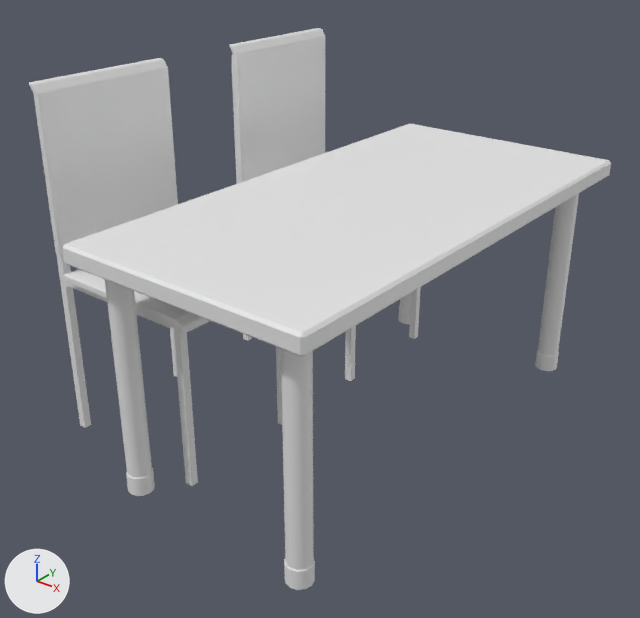
Before and after pictures for a commit that changed the FBX model polibudda/Assets/miko models/room_table_chairs.fbx.
One viewpoint serves both versions: a 50 mm lens placed at (1.362, -1.84, 1.487), pointed at (-0.076, -0.043, 0.373). Arrows for +X, +Y and +Z are at lower left; the lights stay in place. The older version comes first. Where no turn or scale is listed for an object, it has been applied to the vertices.
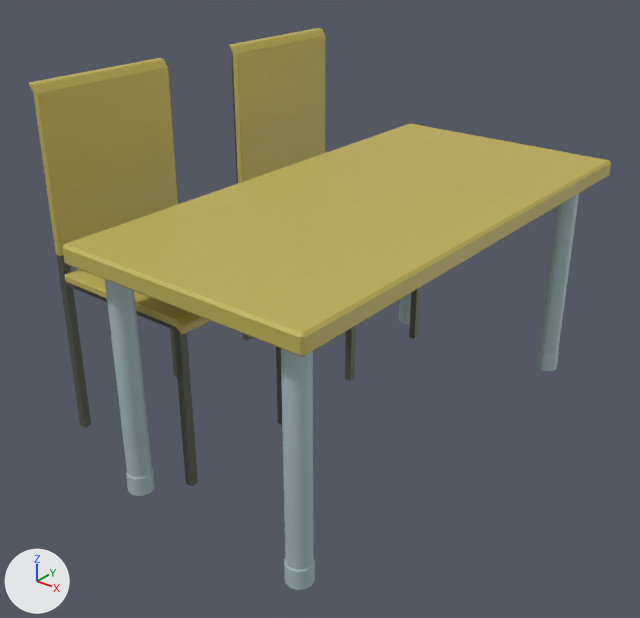
Pixel boxes (x1, y1, x2, y2) of what changed, in the pictures (640 x 618 px):
'Cube', recoloured, surface changed (white to yellow): (63, 124, 611, 357) in both
'Cube.004', recoloured, surface changed (white to yellow): (29, 58, 178, 256) in both
'Cylinder', recoloured: (105, 194, 579, 590) in both
'Cube.002', recoloured, surface changed (white to yellow): (229, 28, 325, 183) in both
'Plane.001', recoloured: (57, 255, 282, 486) in both
'Cube.003', recoloured, surface changed (white to yellow): (65, 269, 210, 335) in both
'Plane.002', recoloured: (232, 54, 421, 381) in both

Diff of the bpy script that builds the scene:
```diff
--- a/polibudda/Assets/miko models/room_table_chairs.fbx.py
+++ b/polibudda/Assets/miko models/room_table_chairs.fbx.py
@@ img_door_texture_png @@
+img_door_texture_png = load_image('door texture.png', 'door texture.png', 16, 16, 'sRGB')
@@ mat_table @@
+mat_table = principled_material('table')
+mat_table.texture = img_door_texture_png  # with its transparency
@@ me_cube_002 @@
 me_cube_002.from_pydata(...)  # 24 vertices, 26 faces; spans x -0.368..0.368, y -0.736..0.736, z 0.657..0.709
 # used by ob_cube; location = (0.047, 0.028, 0.01)
+# me_cube_002 part 3: texture (UV) coordinates of 26 of 26 faces, centred in x -0.368..0.368, y -0.736..0.736, z 0.657..0.709, changed; they spanned u 0.12..0.88, v 0.0..1.0 and now span u 0.1..0.26, v 0.68..0.89
+me_cube_002.materials.append(mat_table)  # picture img_door_texture_png
@@ me_plane_003 @@
 me_plane_003.from_pydata(...)  # 736 vertices, 736 faces; spans x -1.017..-0.537, y 0.151..0.555, z -0.132..0.864
+me_plane_003.materials.append(mat_table)  # picture img_door_texture_png
@@ me_cube_008 @@
 me_cube_008.from_pydata(...)  # 36 vertices, 40 faces; spans x -0.056..-0.02, y -0.218..0.218, z -0.238..0.222
 # used by ob_cube_002; location = (-0.548, 0.388, 0.809)
+# me_cube_008 part 2: texture (UV) coordinates of 40 of 40 faces, centred in x -0.056..-0.02, y -0.218..0.218, z -0.238..0.222, changed; they spanned u 0.12..0.87, v 0.0..1.0 and now span u 0.08..0.24, v 0.68..0.9
+me_cube_008.materials.append(mat_table)  # picture img_door_texture_png
@@ me_cube_010 @@
 me_cube_010.from_pydata(...)  # 36 vertices, 40 faces; spans x -0.056..-0.02, y -0.218..0.218, z -0.238..0.222
 # used by ob_cube_004; location = (-0.548, -0.329, 0.809)
+# me_cube_010 part 1: texture (UV) coordinates of 40 of 40 faces, centred in x -0.056..-0.02, y -0.218..0.218, z -0.238..0.222, changed; they spanned u 0.12..0.87, v 0.0..1.0 and now span u 0.08..0.24, v 0.68..0.9
+me_cube_010.materials.append(mat_table)  # picture img_door_texture_png
@@ me_plane_004 @@
 me_plane_004.from_pydata(...)  # 736 vertices, 736 faces; spans x -1.017..-0.537, y 0.151..0.555, z -0.132..0.864
+me_plane_004.materials.append(mat_table)  # picture img_door_texture_png
@@ me_cube_009 @@
 me_cube_009.from_pydata(...)  # 36 vertices, 40 faces; spans x -0.263..0.197, y -0.218..0.218, z -0.042..-0.006
 # used by ob_cube_003; location = (-0.301, -0.329, 0.526)
+# me_cube_009 part 4: texture (UV) coordinates of 40 of 40 faces, centred in x -0.263..0.197, y -0.218..0.218, z -0.041..-0.006, changed; they spanned u 0.12..0.87, v 0.0..1.0 and now span u 0.08..0.24, v 0.68..0.9
+me_cube_009.materials.append(mat_table)  # picture img_door_texture_png
@@ me_cylinder_001 @@
 me_cylinder_001.from_pydata(...)  # 192 vertices, 152 faces; spans x -0.314..0.314, y -0.684..0.684, z 0.0..0.673
+me_cylinder_001.materials.append(mat_table)  # picture img_door_texture_png
```
